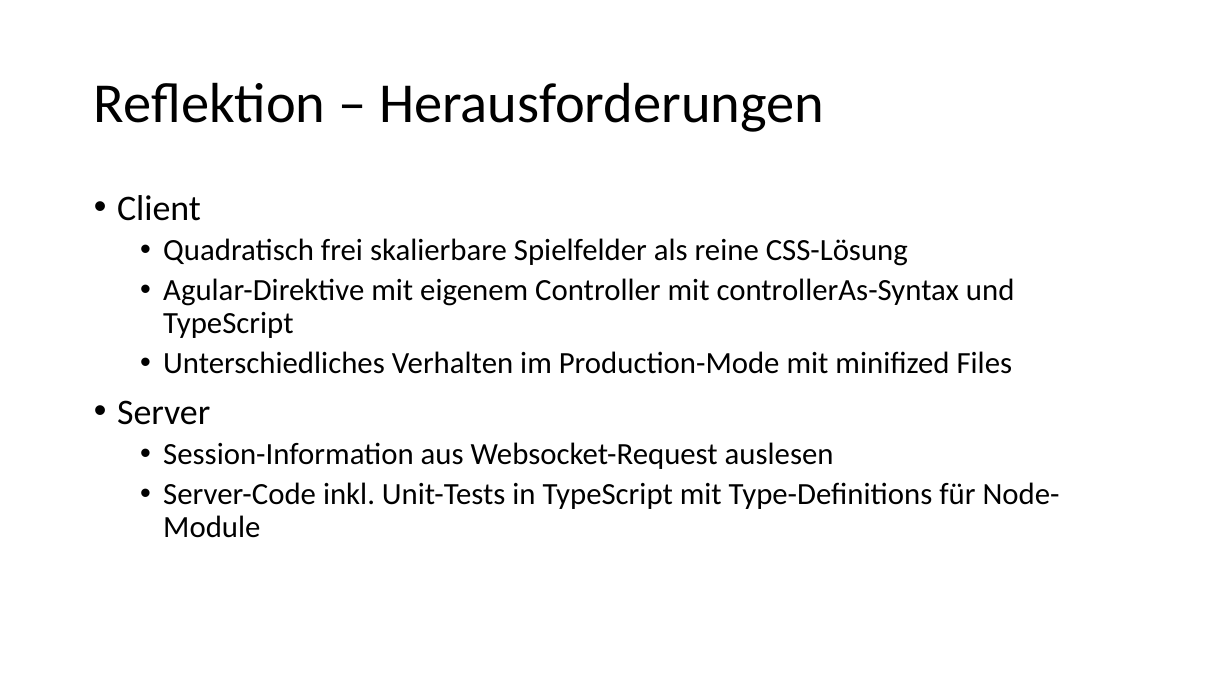
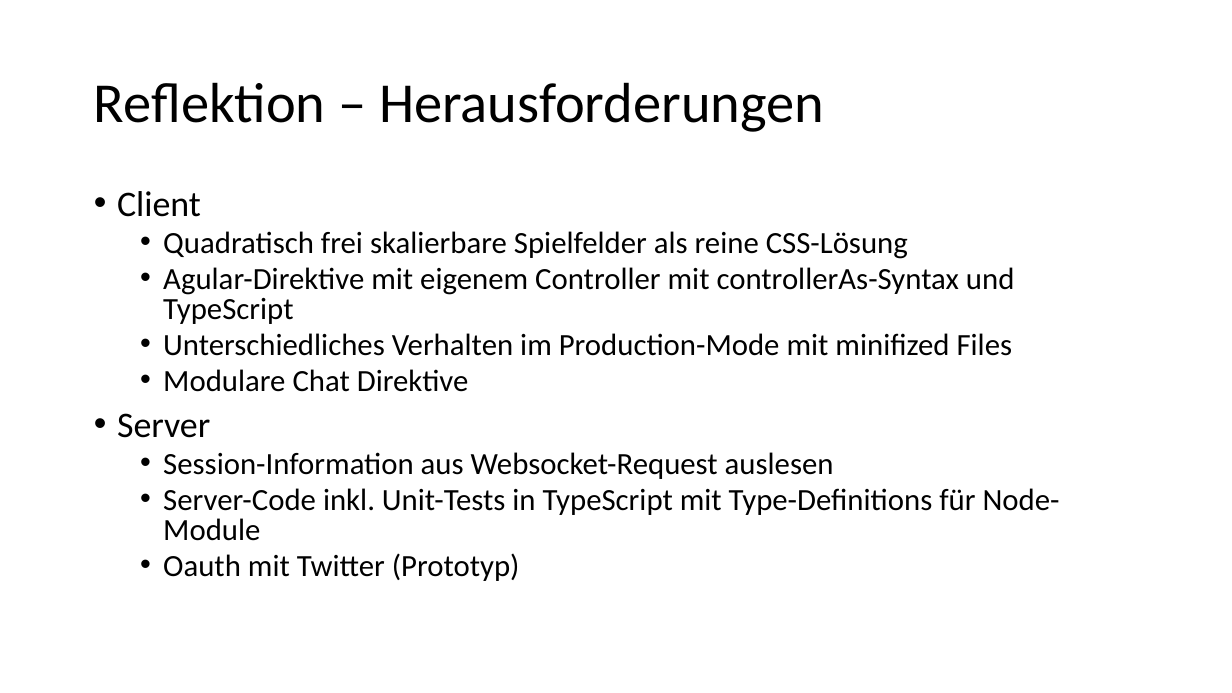
Before and after one commit to m1stalde/VierGewinnt6, a slide deck: slide 5 of _doc/Presentation/Slides.pptx. Drawn at 1232x693 pixels with LibreOffice and Linux fonts; fonts in the diff are those of the drawing; background and template pictures are left out. Boxes give left, top, right and bottom in pixels: in the first picture for what was removed or moved away, otherwise in the second. Text is boxed around its words. In the diff, an @@ line names an element or a change of style, - is before the commit and + after.

Commit message:
- powerpoint slides updated

```diff
--- a/_doc/Presentation/Slides.pptx
+++ b/_doc/Presentation/Slides.pptx
@@ text at box(117, 191, 1060, 541): line spacing 0.9 to 0.8 @@
@@ text at box(163, 369, 469, 392): paragraph added @@
+  • Modulare Chat Direktive
@@ text at box(163, 553, 520, 581): paragraph added @@
+  • Oauth mit Twitter (Prototyp)
```
